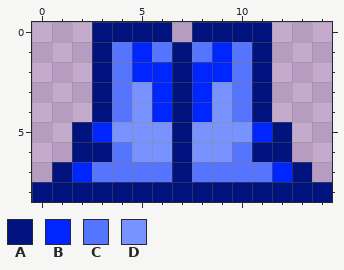
Two versions of one pixel-art sprite, Items/Armor/NaquadahShinguards.png. The picture above is the old version.
The file is 30x18 pixels, drawn in blocks of 2x2; one block is one cell here.
Palette (. is transparent): A #00137f  B #0026ff  C #5574ff  D #7893ff
Pixels before, first column x 0:
0 ...AAAA.AAAA...
1 ...ACBCACBCA...
2 ...ACBBABBCA...
3 ...ACDBABDCA...
4 ...ACDBABDCA...
5 ..ABDDDADDDBA..
6 ..AACDDADDCAA..
7 .ABCCCCACCCCBA.
8 AAAAAAAAAAAAAAA
Now the later version:
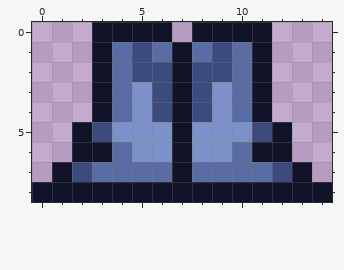
Diff:
Colour A changes from #00137f to #111329.
Colour B changes from #0026ff to #3b4b7e.
Colour C changes from #5574ff to #596ca3.
Colour D changes from #7893ff to #7c90c9.
